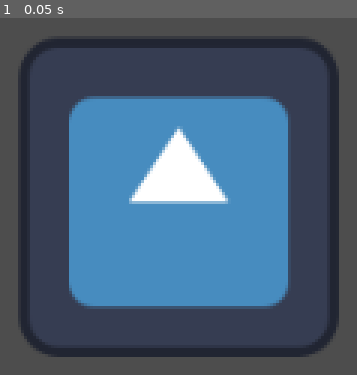
Above: before the commit, frame 1.
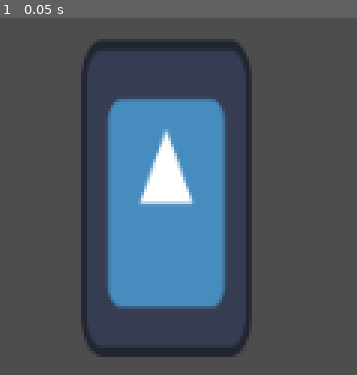
Above: after the commit, the same moment.

Repository: Sleeping-Robot-Games/Cats-Squared-Up
Game: Godot game, scene res://scenes/game.tscn
Same seed, same stepped clock (60 frames per second), same inputs: the game is played once before the commit and once after it. The engine's default icon, where the game draws it, is replaced by a stand-in: a white triangle on a blue panel in a dark square.
Inputs:
- Up to frame 1 (0.05 s): no input

The runs differ from the first frame. In frame 1, 29% of the frame differs, in the area x 5-95%, y 5-95%.

Commit message:
redo player scene

Diff:
--- a/scenes/player.tscn
+++ b/scenes/player.tscn
@@ -1,28 +1,31 @@
-[gd_scene load_steps=3 format=3 uid="uid://bl3p34ygy8w5w"]
+[gd_scene load_steps=4 format=3 uid="uid://bl3p34ygy8w5w"]
 
 [ext_resource type="Texture2D" uid="uid://cngjb385ts1a6" path="res://icon.svg" id="1_q07ik"]
 
+[sub_resource type="RectangleShape2D" id="RectangleShape2D_6hffp"]
+size = Vector2(22, 20)
+
 [sub_resource type="RectangleShape2D" id="RectangleShape2D_hc8tq"]
-size = Vector2(116, 118)
+size = Vector2(63, 118)
 
 [node name="Player" type="CharacterBody2D"]
 
+[node name="Area2D" type="Area2D" parent="."]
+
+[node name="HitCollider" type="CollisionShape2D" parent="Area2D"]
+position = Vector2(48, -43)
+shape = SubResource("RectangleShape2D_6hffp")
+disabled = true
+
 [node name="Sprite2D" type="Sprite2D" parent="."]
+position = Vector2(-5, 0.499994)
+scale = Vector2(0.53125, 0.992188)
 texture = ExtResource("1_q07ik")
 
-[node name="CollisionShape2D" type="CollisionShape2D" parent="."]
+[node name="Body" type="CollisionShape2D" parent="."]
+position = Vector2(-4, 0)
 shape = SubResource("RectangleShape2D_hc8tq")
 
-[node name="Colliders" type="Node2D" parent="."]
+[node name="AnimationPlayer" type="AnimationPlayer" parent="."]
 
-[node name="HandColliders" type="Node2D" parent="Colliders"]
-
-[node name="LeftHand" type="Area2D" parent="Colliders/HandColliders"]
-
-[node name="RightHand" type="Area2D" parent="Colliders/HandColliders"]
-
-[node name="FeetColliders" type="Node2D" parent="Colliders"]
-
-[node name="LeftFoot" type="Area2D" parent="Colliders/FeetColliders"]
-
-[node name="RightFoot" type="Area2D" parent="Colliders/FeetColliders"]
+[node name="AnimationTree" type="AnimationTree" parent="."]
